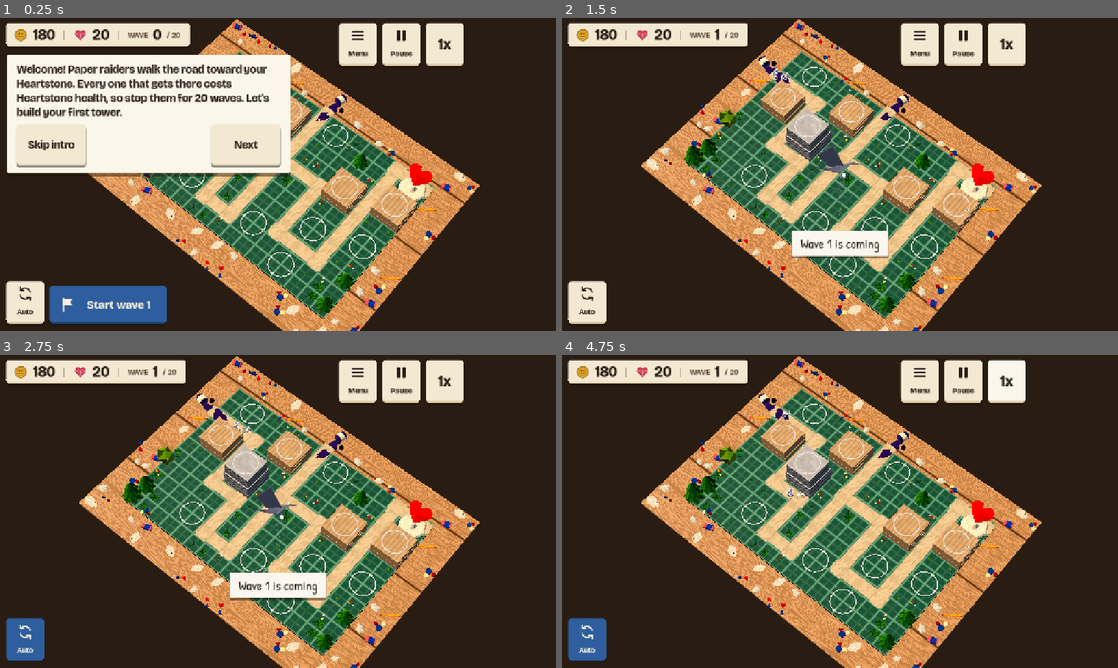
Above: before the commit, frames 1-4 (two rows, left to right).
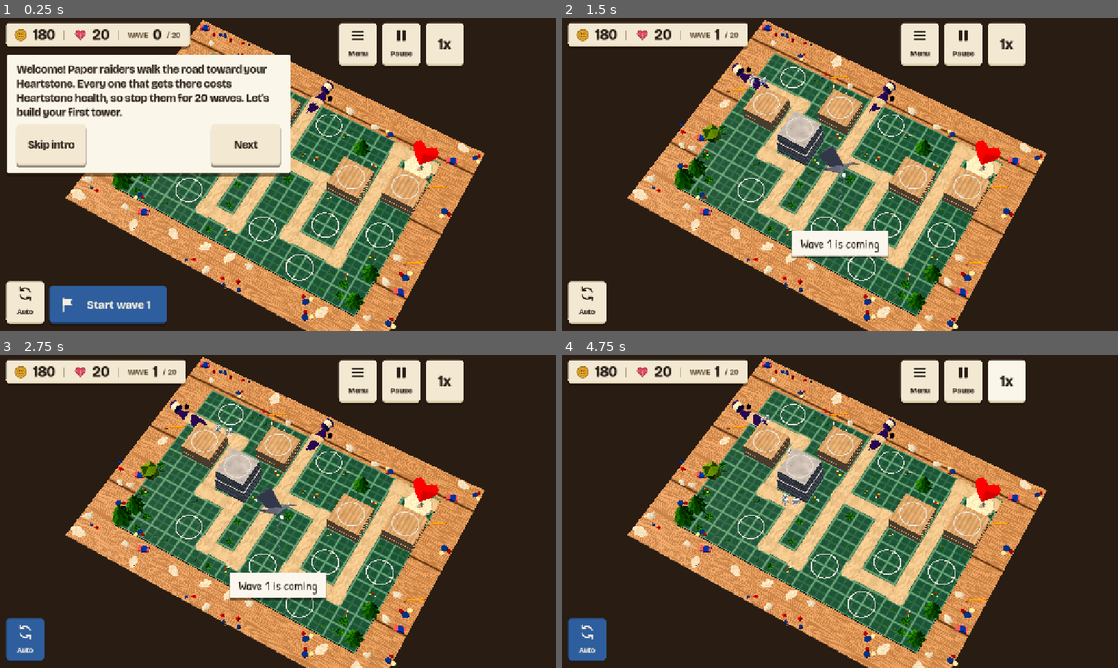
Above: after the commit, the same moments.

Repository: juanpalopez/psychic-bassoon
Game: Godot game, scene res://main.tscn
The game is run twice, just before and just after one commit, with the same random seed, the same clock (stepped at 60 frames per second) and the same inputs.
Inputs:
- Up to frame 1 (0.25 s): no input
- Up to frame 2 (1.5 s): click "Start wave 1" at 0.5 s; click "Skip intro" at 1.25 s
- Up to frame 3 (2.75 s): click "Auto" at 2 s
- Up to frame 4 (4.75 s): click "1x" at 2.75 s; click "2x" at 3.5 s; click "3x" at 4.25 s

The runs differ from the first frame. In frame 1, 23% of the frame differs, in the area x 11-88%, y 0-100%; in frame 2, 29%; in frame 3, 30%; in frame 4, 30%.

Commit message:
feat(render): turn the board camera 30 degrees, not 40
A smaller yaw keeps more of the board on screen at full view while the
road and sockets stop reading as strict rows and columns. The sun turns
with it (-91.5) so the light-to-view angle stays as before.

Refs #309

Co-Authored-By: Claude Sonnet 5.5 <noreply@anthropic.com>
Claude-Session: https://claude.ai/code/session_013kCD1gD2mF2bzJQYitQCV3

Diff:
--- a/godot/main.tscn
+++ b/godot/main.tscn
@@ -34,7 +34,7 @@
 environment = SubResource("Environment_desk")
 
 [node name="Sun" type="DirectionalLight3D" parent="."]
-rotation_degrees = Vector3(-42, -81.5, 0)
+rotation_degrees = Vector3(-42, -91.5, 0)
 light_color = Color(1, 0.86, 0.7, 1)
 light_energy = 1.1
 shadow_enabled = true
--- a/godot/render/camera_rig.gd
+++ b/godot/render/camera_rig.gd
@@ -24,7 +24,7 @@
 ## The narrowest screen the rig frames for (a hidden canvas reports no size).
 const MIN_ASPECT := 0.5
 ## The turn about the vertical axis (degrees): the camera sits to the +x side of the target.
-const YAW_DEGREES := 40.0
+const YAW_DEGREES := 30.0
 ## The share of the screen (about its centre) that must stay over the board when panning.
 const SCREEN_SHARE_OVER_BOARD := 0.08
 ## The zoom at which the pans are fully open; below it they narrow toward 0 (the whole board).
--- a/godot/tests/render/test_camera_yaw.gd
+++ b/godot/tests/render/test_camera_yaw.gd
@@ -63,9 +63,9 @@
 		assert_gt(worst, 1.0, "aspect %f" % aspect)
 
 
-func test_the_yaw_is_a_turn_of_about_40_degrees() -> void:
-	assert_gte(CameraRig.YAW_DEGREES, 35.0)
-	assert_lte(CameraRig.YAW_DEGREES, 45.0)
+func test_the_yaw_is_a_turn_of_about_30_degrees() -> void:
+	assert_gte(CameraRig.YAW_DEGREES, 25.0)
+	assert_lte(CameraRig.YAW_DEGREES, 35.0)
 
 
 func test_a_drag_follows_the_yaw_so_the_view_moves_the_way_the_finger_does() -> void:
